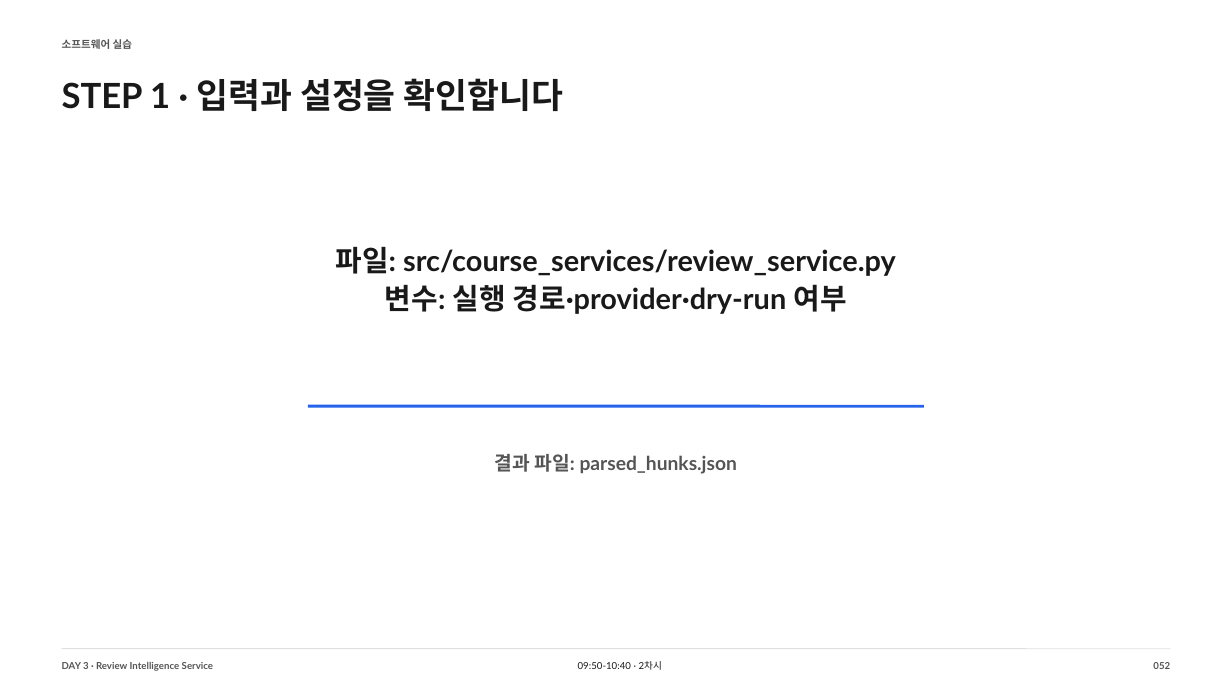
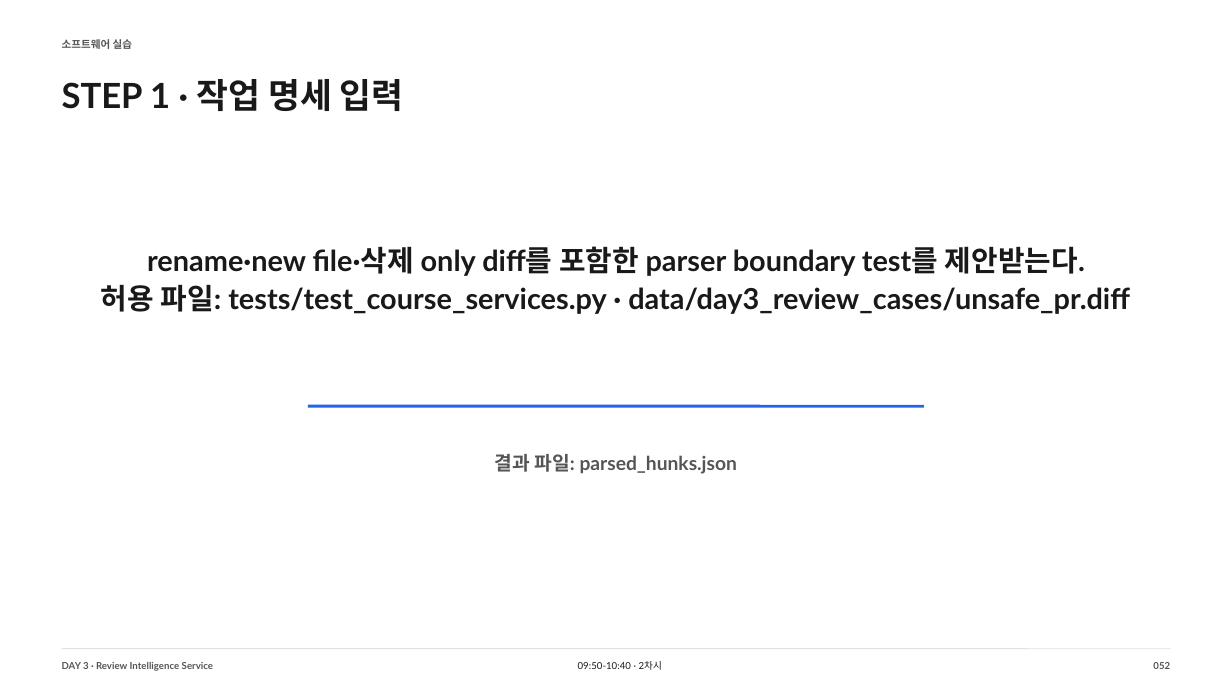
Before and after one commit to smilesjcha/llm-agent-and-workflow-automation, a slide deck: slide 52 of slides/IPA_LLM_Agent_업무자동화_Day3_MUSINSA_DRAFT_240p.pptx. Drawn at 1232x693 pixels with LibreOffice and Linux fonts; fonts in the diff are those of the drawing. Boxes give left, top, right and bottom in pixels: in the first picture for what was removed or moved away, otherwise in the second. Text is boxed around its words. In the diff, an @@ line names an element or a change of style, - is before the commit and + after.

```diff
--- a/slides/IPA_LLM_Agent_업무자동화_Day3_MUSINSA_DRAFT_240p.pptx
+++ b/slides/IPA_LLM_Agent_업무자동화_Day3_MUSINSA_DRAFT_240p.pptx
@@ text at [62, 79, 404, 111]: text changed @@
-STEP 1 · 입력과 설정을 확인합니다
+STEP 1 · 작업 명세 입력
@@ text at [101, 246, 1130, 314]: text changed @@
-파일: src/course_services/review_service.py
-변수: 실행 경로·provider·dry-run 여부
+rename·new file·삭제 only diff를 포함한 parser boundary test를 제안받는다.
+허용 파일: tests/test_course_services.py · data/day3_review_cases/unsafe_pr.diff
```
Also in this commit, not shown: 239 other slides changed, 7 other files.
